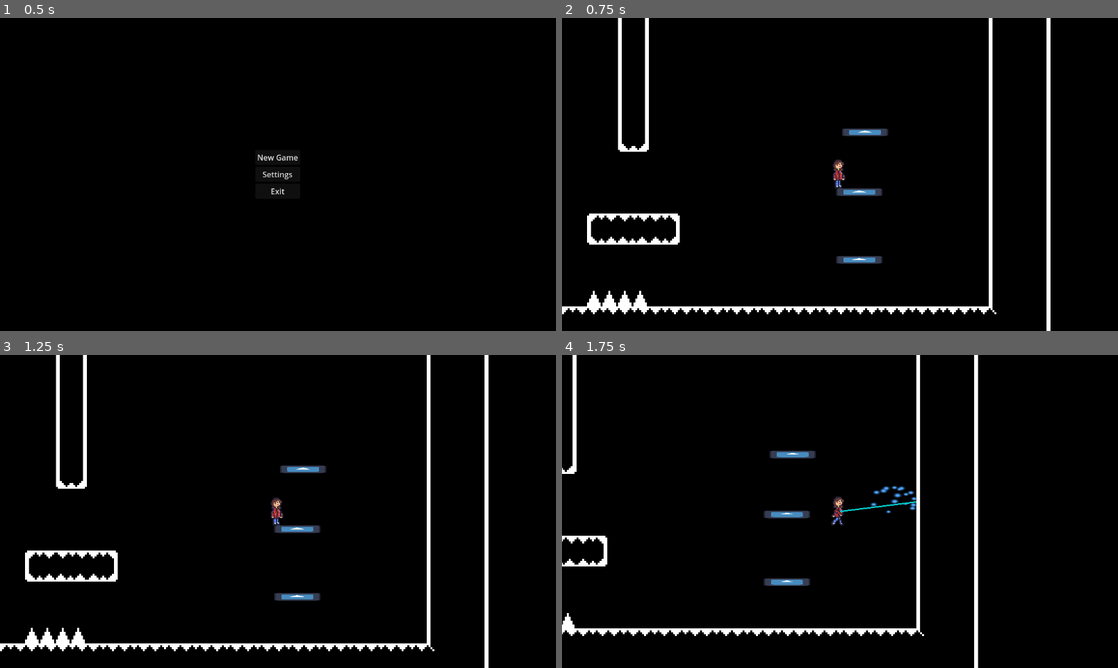
Above: before the commit, frames 1-4 (two rows, left to right).
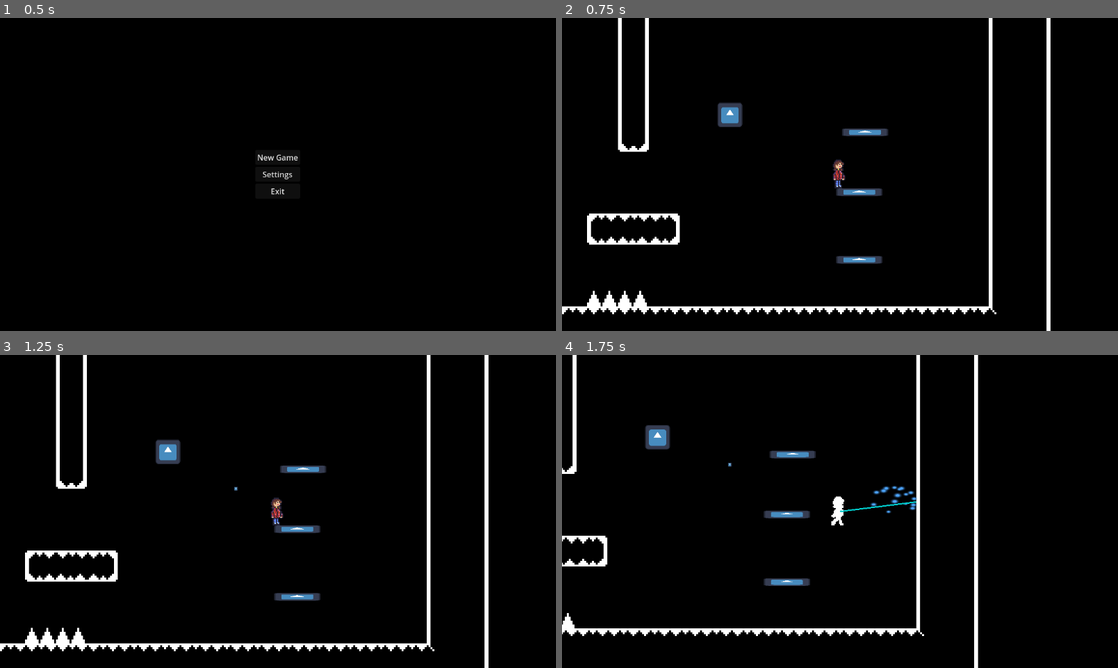
Above: after the commit, the same moments.

Repository: humangrass/cybergirl
Game: Godot game, scene res://scenes/interfaces/main_menu/main_menu.tscn
Same seed, same stepped clock (60 frames per second), same inputs: the game is played once before the commit and once after it. The engine's default icon, where the game draws it, is replaced by a stand-in: a white triangle on a blue panel in a dark square.
Inputs (mouse positions are in pixels of both pictures, inside the frame that each line leads up to):
- Up to frame 1 (0.5 s): no input
- Up to frame 2 (0.75 s): click "New Game" at 0.5 s
- Up to frame 3 (1.25 s): no input
- Up to frame 4 (1.75 s): move the mouse to (962, 495) at 1.27 s; press the mouse at (962, 495) at 1.28 s; hold Right (ui_right) from 1.28 s (still down)

Frame 1 is identical in both runs. In frame 2, 0.3% of the frame differs, in the area x 28-33%, y 27-35%; in frame 3, 0.4%; in frame 4, 0.5%, in the area x 14-51%, y 22-55%.

Commit message:
пули, турели, изменена логика ии куба

Diff:
--- a/characters/enemies/cube/cube.gd
+++ b/characters/enemies/cube/cube.gd
@@ -7,25 +7,26 @@
 @export var jump_impulse = 300
 
 @onready var start_coords = $".".position
-@onready var detection_area = $DetectionArea
 @onready var action_timer = $ActionTimer
 @onready var hazard = $HazardArea
 @onready var color_rect = $ColorRect
 
-var is_sleeping = true
+var player
 
+@onready var target = $Target
 
 @export var hp : float = 20
 
 
 func _ready():
 	hazard.damage = base_damage
+	player = get_parent().find_child("Player")
 
 func _process(delta):
 	apply_gravity(delta)
-
-	if is_sleeping:
-		go_to(start_coords)
+	aim()
+	if target.target_position.length() < 200:
+		go_to(player.position)
 	if action_timer.timeout and is_on_floor():
 		velocity.y -= jump_impulse
 #		rotate(90)
@@ -40,11 +41,8 @@
 		velocity.y += gravity * 1 * delta
 
 
-func _on_detection_area_body_entered(body):
-	if body.is_in_group("Player"):
-		is_sleeping = false
-		go_to(body.position)
-
+func aim():
+	target.target_position = to_local(player.position)
 
 
 func go_to(target_position: Vector2):
@@ -60,5 +58,7 @@
 
 
 func take_damage(damage):
-	hp -= damage / 5
-	color_rect.color.r = color_rect.color.r - damage * 0.01
+	hp -= damage
+	color_rect.color.r = color_rect.color.r - damage * 0.03
+	color_rect.color.b = color_rect.color.b - damage * 0.03
+	color_rect.color.g = color_rect.color.g - damage * 0.03
--- a/characters/enemies/cube/cube.tscn
+++ b/characters/enemies/cube/cube.tscn
@@ -1,34 +1,18 @@
-[gd_scene load_steps=7 format=3 uid="uid://ccl7srwabjcb5"]
+[gd_scene load_steps=5 format=3 uid="uid://ccl7srwabjcb5"]
 
 [ext_resource type="Script" path="res://characters/enemies/cube/cube.gd" id="1_f84pp"]
 [ext_resource type="PackedScene" uid="uid://cjvrcinog714m" path="res://models/areas/hazard/hazard_area.tscn" id="2_kthq2"]
 
 [sub_resource type="RectangleShape2D" id="RectangleShape2D_pfaca"]
 
-[sub_resource type="RectangleShape2D" id="RectangleShape2D_rq2j0"]
-size = Vector2(408, 41)
+[sub_resource type="RectangleShape2D" id="RectangleShape2D_ypbkr"]
+size = Vector2(22, 24)
 
-[sub_resource type="RectangleShape2D" id="RectangleShape2D_lt8jy"]
-size = Vector2(20, 54)
-
-[sub_resource type="RectangleShape2D" id="RectangleShape2D_ypbkr"]
-size = Vector2(22, 23)
-
-[node name="Enemy" type="CharacterBody2D" groups=["Enemy"]]
+[node name="Cube" type="CharacterBody2D" groups=["Enemy"]]
 script = ExtResource("1_f84pp")
 
 [node name="CollisionShape2D" type="CollisionShape2D" parent="."]
 shape = SubResource("RectangleShape2D_pfaca")
-
-[node name="DetectionArea" type="Area2D" parent="."]
-
-[node name="CollisionShape2D" type="CollisionShape2D" parent="DetectionArea"]
-position = Vector2(0, -10.5)
-shape = SubResource("RectangleShape2D_rq2j0")
-
-[node name="CollisionShape2D2" type="CollisionShape2D" parent="DetectionArea"]
-position = Vector2(0, 17)
-shape = SubResource("RectangleShape2D_lt8jy")
 
 [node name="ActionTimer" type="Timer" parent="."]
 autostart = true
@@ -43,7 +27,7 @@
 [node name="HazardArea" parent="." instance=ExtResource("2_kthq2")]
 
 [node name="CollisionShape2D" type="CollisionShape2D" parent="HazardArea"]
-position = Vector2(0, 0.5)
+position = Vector2(0, 1)
 shape = SubResource("RectangleShape2D_ypbkr")
 
-[connection signal="body_entered" from="DetectionArea" to="." method="_on_detection_area_body_entered"]
+[node name="Target" type="RayCast2D" parent="."]
--- /dev/null
+++ b/characters/enemies/turret/turret.gd
@@ -0,0 +1,45 @@
+extends CharacterBody2D
+
+@onready var turret = $"."
+@onready var target = $Target
+@onready var timer = $Target/Timer
+
+@export var ammo : PackedScene
+
+@export var hp = 30
+
+@onready var player
+
+func _ready():
+	player = get_parent().find_child("Player")
+
+func _physics_process(delta):
+	if hp <= 0:
+		queue_free()
+	_aim()
+	_check_player_collision()
+
+
+func _aim():
+	target.target_position = to_local(player.position)
+
+func _check_player_collision():
+	if target.get_collider() == player and timer.is_stopped():
+		timer.start()
+	elif target.get_collider() != player and not timer.is_stopped():
+		timer.stop()
+
+
+func _on_timer_timeout():
+	_shoot()
+
+func _shoot():
+	var bullet = ammo.instantiate()
+	bullet.position = position
+	bullet.direction = target.target_position.normalized()
+	get_tree().current_scene.add_child(bullet)
+
+
+func take_damage(damage):
+	hp -= damage
+	timer.wait_time += 0.01
--- /dev/null
+++ b/characters/enemies/turret/turret.tscn
@@ -0,0 +1,27 @@
+[gd_scene load_steps=5 format=3 uid="uid://cywj24j7ileg4"]
+
+[ext_resource type="Script" path="res://characters/enemies/turret/turret.gd" id="1_52h0l"]
+[ext_resource type="PackedScene" uid="uid://jrbehoq7oyv1" path="res://models/objects/bullet/bullet.tscn" id="2_q7vvr"]
+[ext_resource type="Texture2D" uid="uid://dghag31oa3mgh" path="res://icon.svg" id="3_7r43x"]
+
+[sub_resource type="RectangleShape2D" id="RectangleShape2D_1g6vm"]
+size = Vector2(12, 12)
+
+[node name="Turret" type="CharacterBody2D" groups=["Enemy"]]
+script = ExtResource("1_52h0l")
+ammo = ExtResource("2_q7vvr")
+
+[node name="Sprite2D" type="Sprite2D" parent="."]
+scale = Vector2(0.1, 0.1)
+texture = ExtResource("3_7r43x")
+
+[node name="Target" type="RayCast2D" parent="."]
+collision_mask = 3
+
+[node name="Timer" type="Timer" parent="Target"]
+wait_time = 0.5
+
+[node name="CollisionShape2D" type="CollisionShape2D" parent="."]
+shape = SubResource("RectangleShape2D_1g6vm")
+
+[connection signal="timeout" from="Target/Timer" to="." method="_on_timer_timeout"]
--- a/characters/player/player.tscn
+++ b/characters/player/player.tscn
@@ -37,8 +37,7 @@
 [node name="Player" groups=["Player"] instance=ExtResource("1_kxywq")]
 z_index = 10
 scale = Vector2(0.11, 0.11)
-collision_layer = 5
-collision_mask = 5
+collision_layer = 3
 hero_data = SubResource("Resource_6xs54")
 is_player = true
 
--- a/characters/templates/dynamic/resouce/CommonDynamicHeroStats.tres
+++ b/characters/templates/dynamic/resouce/CommonDynamicHeroStats.tres
@@ -23,6 +23,8 @@
 melee_attack = 4.0
 melee_attack_range = 100.0
 is_laser_enabled = true
+laser_attack = 0.1
+laser_attack_multiplier = 1.0
 range_attack = 1.5
 range_attack_radius = 1.0
 range_attack_lifetime = 5.0
--- /dev/null
+++ b/models/objects/bullet/bullet.gd
@@ -0,0 +1,18 @@
+extends Area2D
+
+
+var direction : Vector2 = Vector2.RIGHT
+var speed : float = 300
+
+func _physics_process(delta):
+	position += direction * speed * delta
+
+
+func _on_visible_on_screen_enabler_2d_screen_exited():
+	queue_free()
+
+
+func _on_body_entered(body):
+	if body.is_in_group("Player"):
+		body.take_damage(1)
+		queue_free()
--- /dev/null
+++ b/models/objects/bullet/bullet.tscn
@@ -0,0 +1,24 @@
+[gd_scene load_steps=4 format=3 uid="uid://jrbehoq7oyv1"]
+
+[ext_resource type="Texture2D" uid="uid://dghag31oa3mgh" path="res://icon.svg" id="1_6hddq"]
+[ext_resource type="Script" path="res://models/objects/bullet/bullet.gd" id="1_cchnf"]
+
+[sub_resource type="RectangleShape2D" id="RectangleShape2D_0dtaw"]
+size = Vector2(2, 2)
+
+[node name="Bullet" type="Area2D"]
+collision_layer = 3
+script = ExtResource("1_cchnf")
+
+[node name="Sprite2D" type="Sprite2D" parent="."]
+position = Vector2(8.9407e-08, 0)
+scale = Vector2(0.015625, 0.015625)
+texture = ExtResource("1_6hddq")
+
+[node name="VisibleOnScreenEnabler2D" type="VisibleOnScreenEnabler2D" parent="."]
+
+[node name="CollisionShape2D" type="CollisionShape2D" parent="."]
+shape = SubResource("RectangleShape2D_0dtaw")
+
+[connection signal="body_entered" from="." to="." method="_on_body_entered"]
+[connection signal="screen_exited" from="VisibleOnScreenEnabler2D" to="." method="_on_visible_on_screen_enabler_2d_screen_exited"]
--- a/models/objects/heart/heart.tscn
+++ b/models/objects/heart/heart.tscn
@@ -7,7 +7,6 @@
 radius = 5.09902
 
 [node name="Heart" type="Area2D" groups=["Bonus", "Hearts"]]
-light_mask = 2
 script = ExtResource("1_5s1ar")
 
 [node name="Sprite2D" type="Sprite2D" parent="."]
--- a/models/platforms/one_way/one_way_platform.tscn
+++ b/models/platforms/one_way/one_way_platform.tscn
@@ -6,14 +6,14 @@
 size = Vector2(128, 128)
 
 [node name="OneWayPlatform" type="Sprite2D"]
-light_mask = 4
+light_mask = 0
 visibility_layer = 4
 position = Vector2(0, -2.38419e-07)
 scale = Vector2(0.1875, 0.03125)
 texture = ExtResource("1_leb1r")
 
 [node name="StaticBody2D" type="StaticBody2D" parent="." groups=["Platform"]]
-light_mask = 4
+light_mask = 0
 visibility_layer = 4
 
 [node name="CollisionShape2D" type="CollisionShape2D" parent="StaticBody2D"]
--- a/project.godot
+++ b/project.godot
@@ -90,6 +90,11 @@
 ]
 }
 
+[layer_names]
+
+2d_physics/layer_1="Objects"
+2d_physics/layer_2="Players"
+
 [rendering]
 
 textures/canvas_textures/default_texture_filter=0
--- a/scenes/levels/level_1.tscn
+++ b/scenes/levels/level_1.tscn
@@ -8,6 +8,7 @@
 [ext_resource type="PackedScene" uid="uid://dnohxerva5lny" path="res://models/objects/heart/heart.tscn" id="6_0na2w"]
 [ext_resource type="PackedScene" uid="uid://dnmruv4tsoprt" path="res://models/objects/spikes/spikes.tscn" id="7_ffnr1"]
 [ext_resource type="PackedScene" uid="uid://ccl7srwabjcb5" path="res://characters/enemies/cube/cube.tscn" id="8_sbx62"]
+[ext_resource type="PackedScene" uid="uid://cywj24j7ileg4" path="res://characters/enemies/turret/turret.tscn" id="9_l714p"]
 
 [sub_resource type="Resource" id="Resource_wh1mi"]
 resource_local_to_scene = true
@@ -89,3 +90,6 @@
 
 [node name="Enemy" parent="." index="16" instance=ExtResource("8_sbx62")]
 position = Vector2(-104, 46)
+
+[node name="Turret" parent="." index="17" instance=ExtResource("9_l714p")]
+position = Vector2(90, -35)
Not shown: 1 places in scenes/levels/level_1.tscn that only renumber resources
